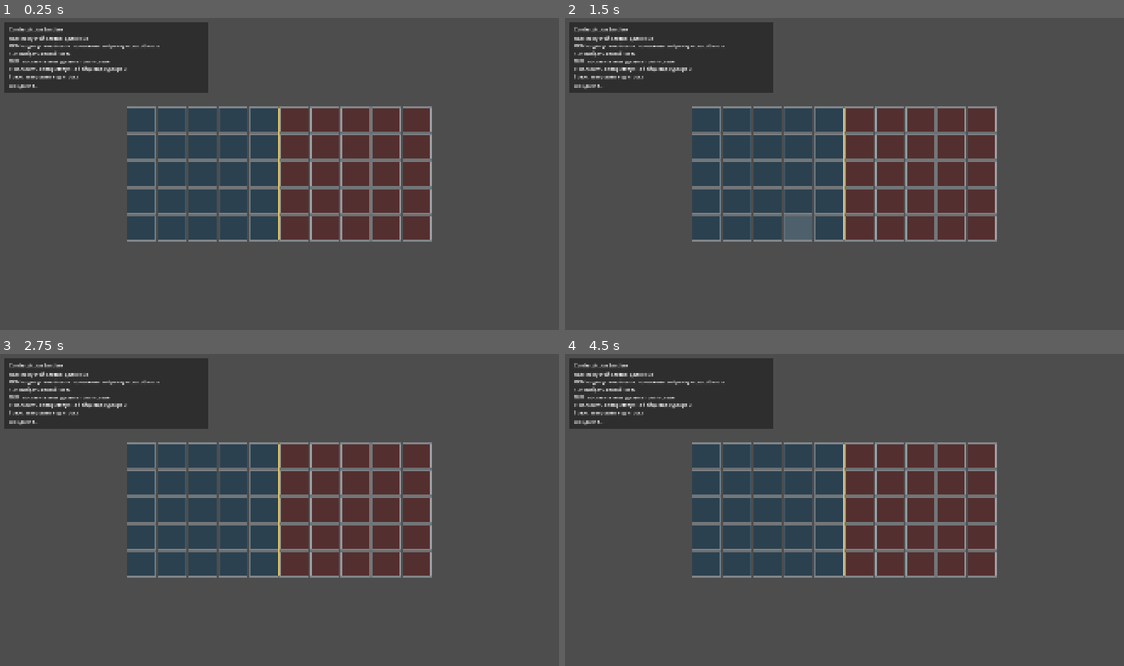
Above: before the commit, frames 1-4 (two rows, left to right).
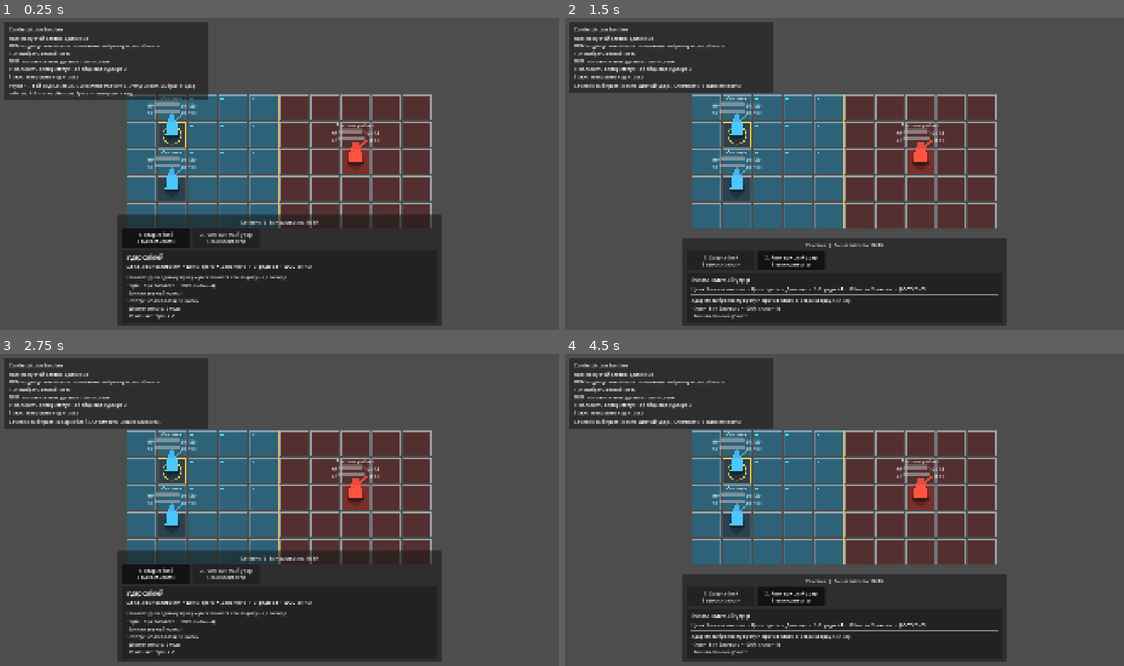
Above: after the commit, the same moments.

Repository: DanilNikolin/kleynod-steppe-frontier
Game: Godot game, scene res://scenes/debug/battle_grid_sandbox.tscn
The game is run twice, just before and just after one commit, with the same random seed, the same clock (stepped at 60 frames per second) and the same inputs. The project has no main scene, so this scene is started directly.
Inputs (mouse positions are in pixels of both pictures, inside the frame that each line leads up to):
- Up to frame 1 (0.25 s): no input
- Up to frame 2 (1.5 s): click (721, 236) at 0.5 s, where only the run after the commit has a clickable "1. Удар саблей 3 выносливости"; click (788, 236) at 1.25 s, where only the run after the commit has a clickable "2. Размашистый удар 5 выносли…"
- Up to frame 3 (2.75 s): click (156, 597) at 2 s, where only the run after the commit has a clickable "1. Удар саблей 3 выносливости"
- Up to frame 4 (4.5 s): click (721, 572) at 2.75 s, where only the run after the commit has a clickable "1. Удар саблей 3 выносливости"; click (788, 572) at 3.5 s, where only the run after the commit has a clickable "2. Размашистый удар 5 выносли…"; click (788, 597) at 4.25 s, where only the run after the commit has a clickable "2. Размашистый удар 5 выносли…"

The runs differ from the first frame. In frame 1, 33% of the frame differs, in the area x 0-80%, y 20-99%; in frame 2, 32%; in frame 3, 33%; in frame 4, 32%.
Error before the commit: Parse Error: Could not parse global class "BattleSandboxInteractionController" from "res://scenes/debug/controllers/battle_sandbox_interaction_controller.gd". …

Commit message:
feat(battle-ui): add ability cards and combatant hover details
- show ability cost, targeting, range, damage, and status effects

- add reusable ability presentation builder

- add combatant hover panel with resources and attributes

- display base and effective armor with status modifiers

- show active statuses and remaining duration

- connect hover information to battlefield interaction

Diff:
--- a/scenes/debug/battle_grid_sandbox.tscn
+++ b/scenes/debug/battle_grid_sandbox.tscn
@@ -15,7 +15,7 @@
 debug_status_definition = ExtResource("6_debug_status")
 
 [node name="BattleGridView" parent="." instance=ExtResource("2_grid")]
-position = Vector2(958.43, 540)
+position = Vector2(958.43, 498.68)
 
 [node name="CanvasLayer" type="CanvasLayer" parent="."]
 
--- a/scenes/debug/controllers/battle_sandbox_interaction_controller.gd
+++ b/scenes/debug/controllers/battle_sandbox_interaction_controller.gd
@@ -39,7 +39,7 @@
 	p_session: BattleSession,
 	p_turn_controller: BattleTurnController,
 	p_ability_panel: BattleAbilityPanel,
-    p_combatant_hover_panel: BattleCombatantHoverPanel,
+	p_combatant_hover_panel: BattleCombatantHoverPanel,
 	p_movement_service: BattleMovementService,
 	p_targeting_service: BattleTargetingService,
 	p_movement_runner: BattleMovementRunner,
@@ -70,7 +70,7 @@
 		"Interaction controller requires an ability panel."
 	)
 
-    assert(
+	assert(
 		p_combatant_hover_panel != null,
 		"Interaction controller requires "
 		+"a combatant hover panel."
@@ -113,7 +113,7 @@
 	turn_controller = p_turn_controller
 
 	ability_panel = p_ability_panel
-    combatant_hover_panel = (
+	combatant_hover_panel = (
 		p_combatant_hover_panel
 	)
 
@@ -170,7 +170,7 @@
 	_selected_ability = null
 
 	ability_panel.clear_combatant()
-    combatant_hover_panel.clear_combatant()
+	combatant_hover_panel.clear_combatant()
 	grid_overlay_presenter.clear()
 
 
